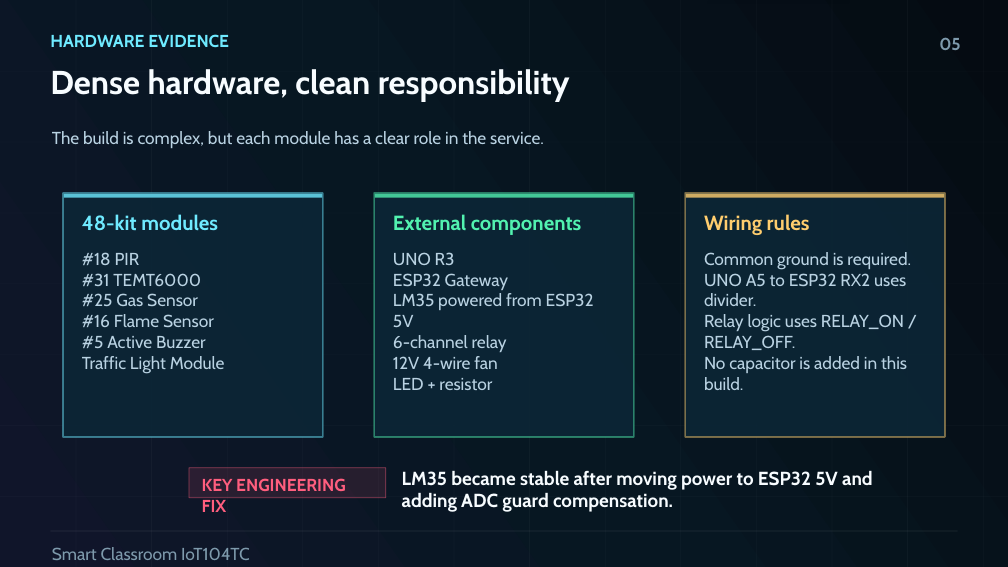
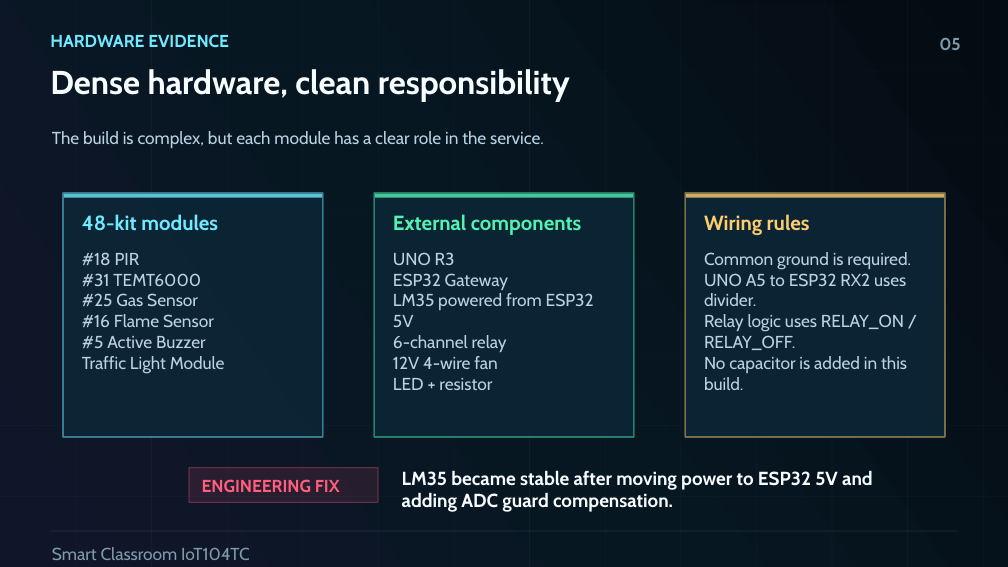
Before and after one commit to 3351666087/desktop-tutorial, a slide deck: slide 5 of docs/presentation/SmartClassroom_IoT104TC_Demo.pptx. Drawn at 1008x567 pixels with LibreOffice and Linux fonts; fonts in the diff are those of the drawing. Boxes give left, top, right and bottom in pixels: in the first picture for what was removed or moved away, otherwise in the second. Text is boxed around its words. In the diff, an @@ line names an element or a change of style, - is before the commit and + after.

Commit message:
Add PPT layout QA to delivery self-check

```diff
--- a/docs/presentation/SmartClassroom_IoT104TC_Demo.pptx
+++ b/docs/presentation/SmartClassroom_IoT104TC_Demo.pptx
@@ rectangle: place and size @@
-rectangle at box(189, 468, 386, 498)
+rectangle at box(189, 468, 378, 503)
@@ text at box(202, 479, 340, 492): text changed @@
-KEY ENGINEERING FIX
+ENGINEERING FIX
```
Also in this commit, not shown: 15 other slides changed, 18 other files.
